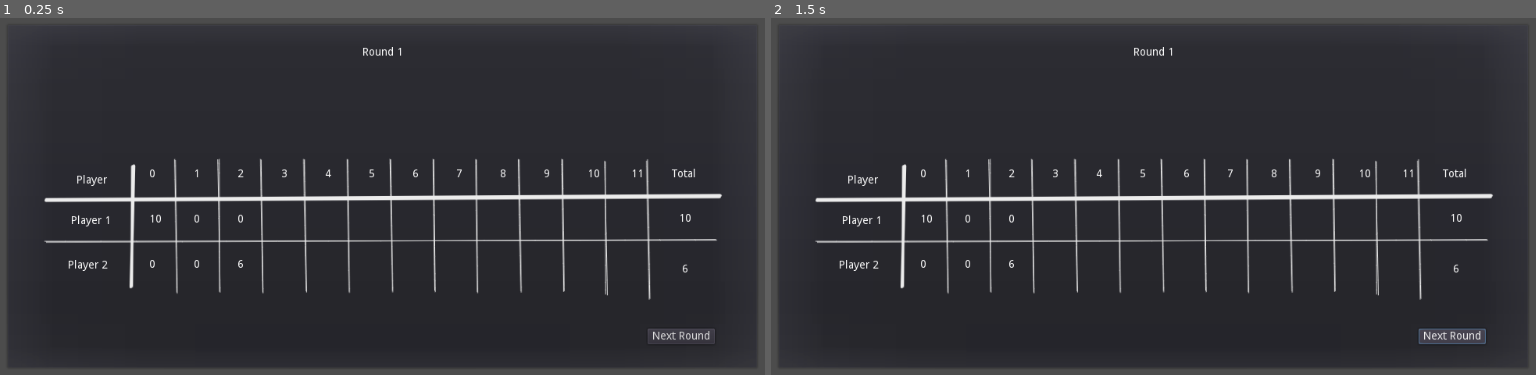
Above: before the commit, frames 1-2 (left to right).
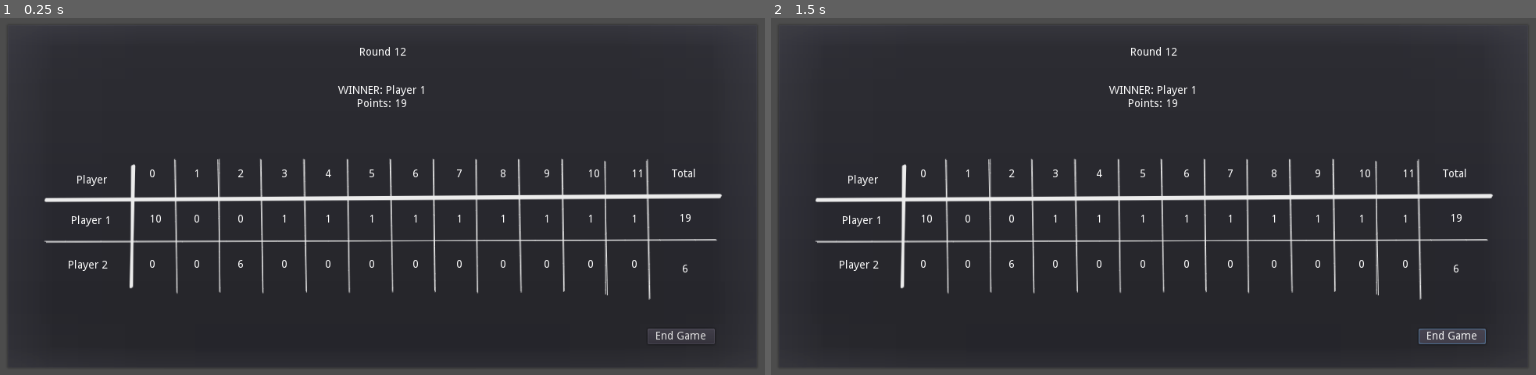
Above: after the commit, the same moments.

Repository: game-prototypes/hanafuda
Game: Godot game, scene res://scenes/tests/point_counter_test.tscn
Two runs of this game, one before a commit and one after it. Both use one fixed random seed, a clock stepped at 60 frames per second and the inputs below. This scene is started directly instead of the project's main scene. The engine's default icon, where the game draws it, is replaced by a stand-in: a white triangle on a blue panel in a dark square.
Inputs (mouse positions are in pixels of both pictures, inside the frame that each line leads up to):
- Up to frame 1 (0.25 s): no input
- Up to frame 2 (1.5 s): click (1451, 335) at 0.5 s, where only the run after the commit has a clickable "End Game"; click (1451, 335) at 1.25 s, where only the run before the commit has a clickable "Next Round"

The runs differ from the first frame. In frame 1, 0.6% of the frame differs, in the area x 36-93%, y 8-91%; in frame 2, 0.6%.

Commit message:
end game summary in points counter

Diff:
--- a/autoload/game_state.gd
+++ b/autoload/game_state.gd
@@ -30,3 +30,10 @@
 		assert(round_points>0, "Points cannot be negative")
 		var player_info=get_player_info(player_points[0])
 		player_info.add_round_points(round_points)
+
+func get_winning_player()->PlayerInfo:
+	var winning_player:PlayerInfo=players[0]
+	for player in players:
+		if player.total_points>winning_player.total_points:
+			winning_player=player
+	return winning_player
--- a/autoload/scene_switcher.gd
+++ b/autoload/scene_switcher.gd
@@ -11,6 +11,9 @@
 func switch_to_game_round_scene():
 	_switch_to_scene(game_round_scene)
 
+func switch_to_main_menu_scene():
+	_switch_to_scene(main_menu_scene)
+
 func _switch_to_scene(scene:PackedScene):
 	var res=get_tree().change_scene_to(scene)
 	assert(res==OK, "Cannot load scene")
--- a/entities/player/human_player/human_player.gd
+++ b/entities/player/human_player/human_player.gd
@@ -47,6 +47,7 @@
 func _on_koikoi_phase():
 	hand.set_selectable(false)
 	table.set_selectable(false)
+	koikoi_popup.set_points(points)
 	koikoi_popup.show_modal(true)
 
 func _on_koikoi_action(koi_koi: bool) -> void:
--- a/entities/player/human_player/koikoi_popup/koikoi_popup.gd
+++ b/entities/player/human_player/koikoi_popup/koikoi_popup.gd
@@ -2,6 +2,9 @@
 
 signal option_selected(option)
 
+func set_points(points:int):
+	$PointsLabel.text="Points: "+String(points)
+
 func _on_button_pressed(value: bool):
 	emit_signal("option_selected", value)
 	hide()
--- a/entities/player/human_player/koikoi_popup/koikoi_popup.tscn
+++ b/entities/player/human_player/koikoi_popup/koikoi_popup.tscn
@@ -52,5 +52,18 @@
 "_edit_use_anchors_": false
 }
 
+[node name="PointsLabel" type="Label" parent="."]
+anchor_left = 0.5
+anchor_top = 0.5
+anchor_right = 0.5
+anchor_bottom = 0.5
+margin_left = -43.0
+margin_top = -11.0
+margin_right = 43.0
+margin_bottom = 11.0
+text = "Points : "
+align = 1
+valign = 1
+
 [connection signal="pressed" from="YesButton" to="." method="_on_button_pressed" binds= [ true ]]
 [connection signal="pressed" from="NoButton" to="." method="_on_button_pressed" binds= [ false ]]
--- a/entities/point_counter/point_counter.gd
+++ b/entities/point_counter/point_counter.gd
@@ -7,21 +7,45 @@
 onready var round_label=$RoundLabel
 onready var points_table=$PointsTable
 
+onready var end_game_button=$EndGameButton
+onready var next_round_button=$NextRoundButton
+
+onready var winner_label=$WinnerLabel
+
+const MAX_ROUNDS=12
+var current_round
+
 signal next_round
+signal end_game
 
 func _ready():
 	assert(total_labels_path.size()==2, "Total labels not set")
 	for label_path in total_labels_path:
 		total_labels.append(get_node(label_path))
-	round_label.text="Round "+String(GameState.current_round)
 
+func set_round(_current_round: int):
+	current_round=_current_round
+	round_label.text="Round "+String(current_round)
+	if is_final_round(): # TODO: should be set outside
+		end_game_button.show()
+		next_round_button.hide()
+	else:
+		end_game_button.hide()
+		next_round_button.show()
 
 func fill_table(players:Array):
-	_fill_table_header(12)
+	_fill_table_header(MAX_ROUNDS)
 	for i in range(players.size()):
 		var player=players[i]
-		_fill_table_row(player, 12)
+		_fill_table_row(player, MAX_ROUNDS)
 		total_labels[i].text=String(player.total_points)
+
+func show_winner(winner: PlayerInfo):
+	winner_label.text="WINNER: "+winner.name+"\n"+"Points: "+String(winner.total_points)
+	winner_label.show()
+
+func is_final_round():
+	return MAX_ROUNDS==current_round
 
 func _fill_table_header(max_rounds:int):
 	for round_index in range(max_rounds):
@@ -29,6 +53,7 @@
 		header_label.get_node("Label").text=String(round_index) # TODO: fix
 
 func _fill_table_row(player:PlayerInfo, max_rounds:int):
+	assert(player.points_per_round.size()<=max_rounds, "More points than maximum rounds")
 	for round_index in range(max_rounds):
 		var points_label=_instance_cell()
 		if player.points_per_round.size() > round_index:
@@ -41,6 +66,8 @@
 	points_table.add_child(instance)
 	return instance
 
-
 func _on_next_round_pressed():
 	emit_signal("next_round")
+
+func _on_end_game_pressed():
+	emit_signal("end_game")
--- a/entities/point_counter/point_counter.tscn
+++ b/entities/point_counter/point_counter.tscn
@@ -5,6 +5,7 @@
 [ext_resource path="res://entities/point_counter/point_cell.tscn" type="PackedScene" id=3]
 
 [node name="PointCounter" type="PopupDialog"]
+visible = true
 anchor_left = 0.5
 anchor_top = 0.5
 anchor_right = 0.5
@@ -154,4 +155,31 @@
 "_edit_use_anchors_": false
 }
 
+[node name="EndGameButton" type="Button" parent="."]
+visible = false
+margin_left = 821.5
+margin_top = 391.5
+margin_right = 907.5
+margin_bottom = 411.5
+text = "End Game"
+__meta__ = {
+"_edit_use_anchors_": false
+}
+
+[node name="WinnerLabel" type="Label" parent="."]
+visible = false
+anchor_left = 0.5
+anchor_top = 0.5
+anchor_right = 0.5
+anchor_bottom = 0.5
+margin_left = -57.5
+margin_top = -157.0
+margin_right = 57.5
+margin_bottom = -97.0
+text = "WINNER:
+0 Points"
+align = 1
+valign = 1
+
 [connection signal="pressed" from="NextRoundButton" to="." method="_on_next_round_pressed"]
+[connection signal="pressed" from="EndGameButton" to="." method="_on_end_game_pressed"]
--- a/scenes/game_round.gd
+++ b/scenes/game_round.gd
@@ -62,10 +62,13 @@
 			player_info.add_round_points(0)
 
 	#current_round+=1
-	#if current_round==12: #13th round
-	#	end_match()
+	if GameState.current_round==11:
+		# LAST ROUND
+		var game_winner=GameState.get_winning_player()
+		point_counter.show_winner(game_winner)
 	#else:
 	point_counter.fill_table(GameState.players.values()) # FIXME: order
+	point_counter.set_round(GameState.current_round)
 	point_counter.show_modal(true)
 
 func end_match():
@@ -83,3 +86,6 @@
 func _on_next_round():
 	GameState.current_round+=1
 	SceneSwitcher.switch_to_game_round_scene()
+
+func _on_end_game():
+	SceneSwitcher.switch_to_main_menu_scene()
--- a/scenes/game_round.tscn
+++ b/scenes/game_round.tscn
@@ -36,4 +36,5 @@
 
 [node name="PointCounter" parent="CanvasLayer" instance=ExtResource( 8 )]
 
+[connection signal="end_game" from="CanvasLayer/PointCounter" to="." method="_on_end_game"]
 [connection signal="next_round" from="CanvasLayer/PointCounter" to="." method="_on_next_round"]
--- a/scenes/tests/point_counter_test.gd
+++ b/scenes/tests/point_counter_test.gd
@@ -2,6 +2,7 @@
 
 onready var points_counter=$CanvasLayer/PointCounter
 
+export(bool) var end_game=false
 
 func _ready():
 	var player1=PlayerInfo.new(1,{
@@ -19,5 +20,14 @@
 	player2.add_round_points(0)
 	player2.add_round_points(6)
 
+	points_counter.set_round(2)
+
+	if end_game:
+		for i in range(9):
+			player1.add_round_points(1)
+			player2.add_round_points(0)
+			points_counter.set_round(12)
+			points_counter.show_winner(player1)
+
 	points_counter.fill_table([player1, player2])
 	points_counter.show_modal()
--- a/scenes/tests/point_counter_test.tscn
+++ b/scenes/tests/point_counter_test.tscn
@@ -5,6 +5,7 @@
 
 [node name="PointsCounterTest" type="Node2D"]
 script = ExtResource( 1 )
+end_game = true
 
 [node name="CanvasLayer" type="CanvasLayer" parent="."]
 
--- a/scripts/player_info.gd
+++ b/scripts/player_info.gd
@@ -5,10 +5,12 @@
 var total_points=0
 var type: int=Constants.PlayerType.HUMAN
 var id
+var name
 
 func _init(_id:int, options: Dictionary):
 	type=options["type"]
 	id=_id
+	name="Player "+String(id)
 
 func add_round_points(points:int):
 	total_points+=points
